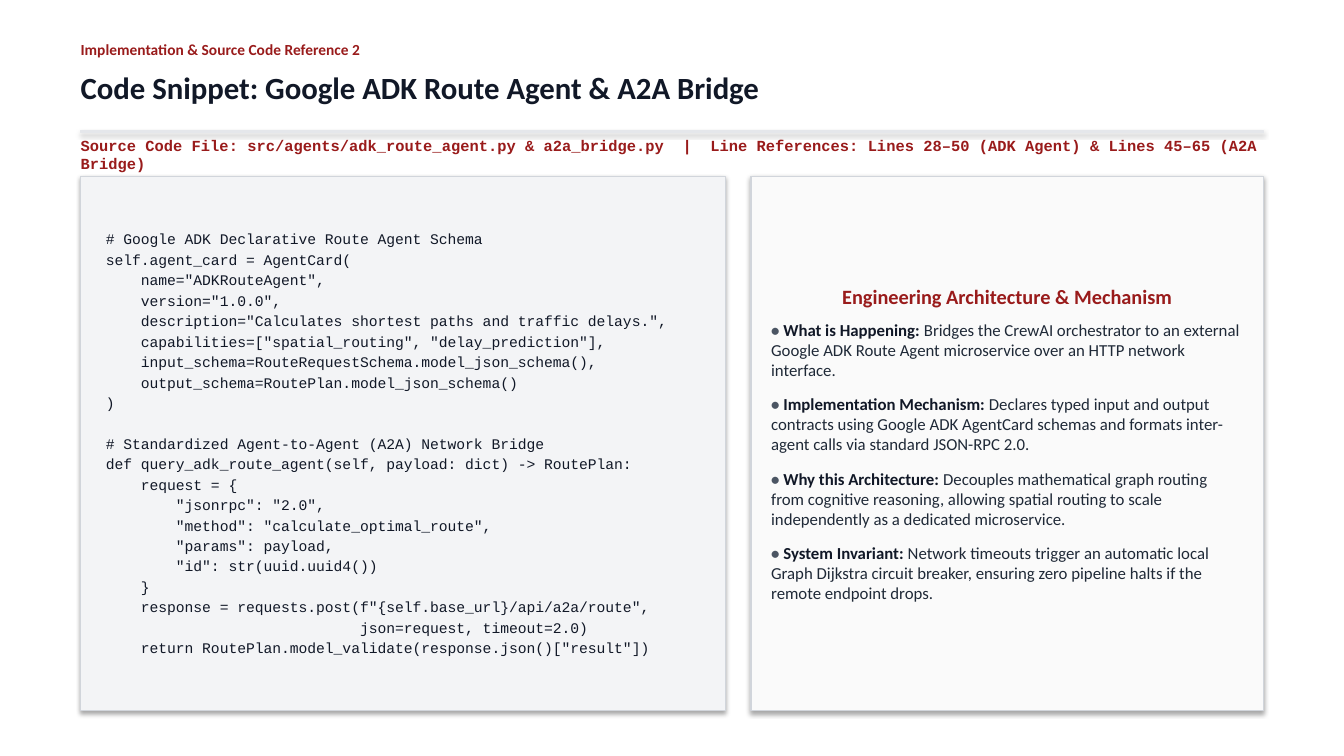
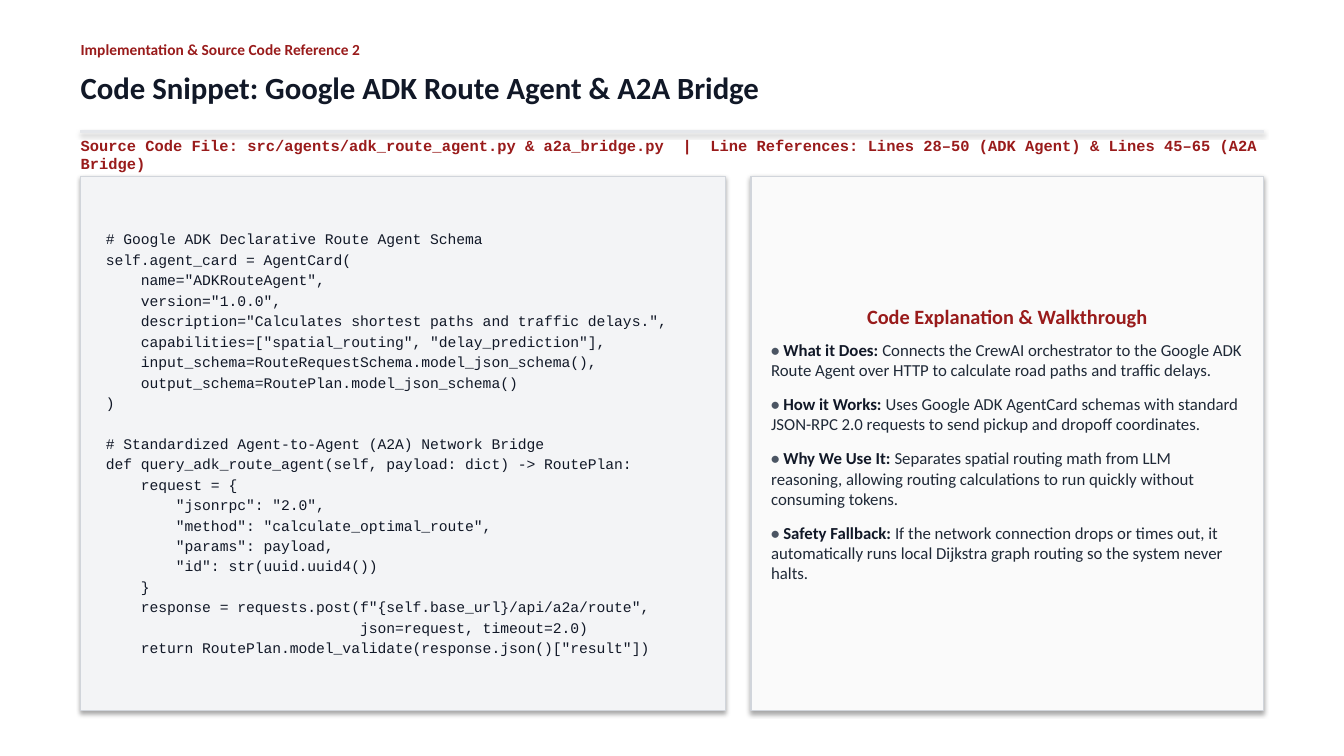
Before and after one commit to Akshat5091/DeliveryFleet-MAS, a slide deck: slide 8 of Eval 2 Documents/DeliveryFleet_MAS_Evaluation2_Master_Presentation.pptx. Drawn at 1344x756 pixels with LibreOffice and Linux fonts; fonts in the diff are those of the drawing. Boxes give left, top, right and bottom in pixels: in the first picture for what was removed or moved away, otherwise in the second. Text is boxed around its words. In the diff, an @@ line names an element or a change of style, - is before the commit and + after.

Commit message:
refactor: purge theoretical System Invariant jargon across all code slides in favor of plain human code walkthroughs

```diff
--- a/Eval 2 Documents/DeliveryFleet_MAS_Evaluation2_Master_Presentation.pptx
+++ b/Eval 2 Documents/DeliveryFleet_MAS_Evaluation2_Master_Presentation.pptx
@@ text in rectangle at bbox=[771, 309, 1242, 579]: text changed @@
-Engineering Architecture & Mechanism
-• What is Happening: Bridges the CrewAI orchestrator to an external Google ADK Route Agent microservice over an HTTP network interface.
-• Implementation Mechanism: Declares typed input and output contracts using Google ADK AgentCard schemas and formats inter-agent calls via standard JSON-RPC 2.0.
-• Why this Architecture: Decouples mathematical graph routing from cognitive reasoning, allowing spatial routing to scale independently as a dedicated microservice.
-• System Invariant: Network timeouts trigger an automatic local Graph Dijkstra circuit breaker, ensuring zero pipeline halts if the remote endpoint drops.
+Code Explanation & Walkthrough
+• What it Does: Connects the CrewAI orchestrator to the Google ADK Route Agent over HTTP to calculate road paths and traffic delays.
+• How it Works: Uses Google ADK AgentCard schemas with standard JSON-RPC 2.0 requests to send pickup and dropoff coordinates.
+• Why We Use It: Separates spatial routing math from LLM reasoning, allowing routing calculations to run quickly without consuming tokens.
+• Safety Fallback: If the network connection drops or times out, it automatically runs local Dijkstra graph routing so the system never halts.
```
Also in this commit, not shown: 4 other slides changed, 3 other files.
